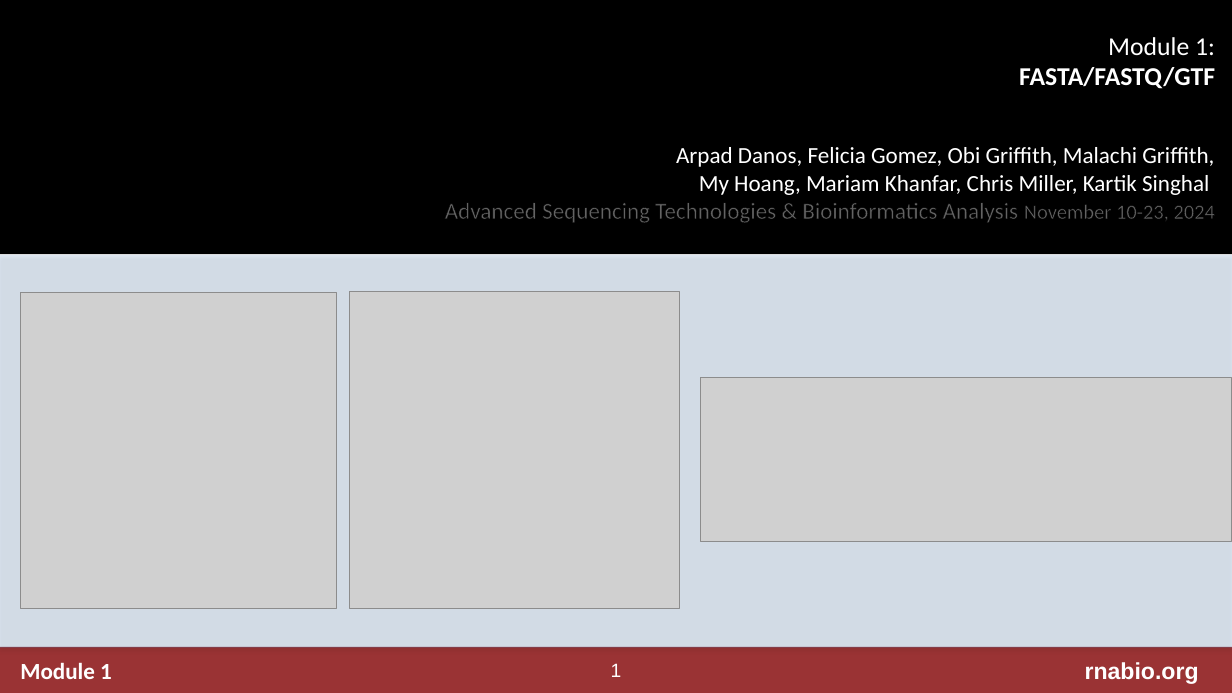
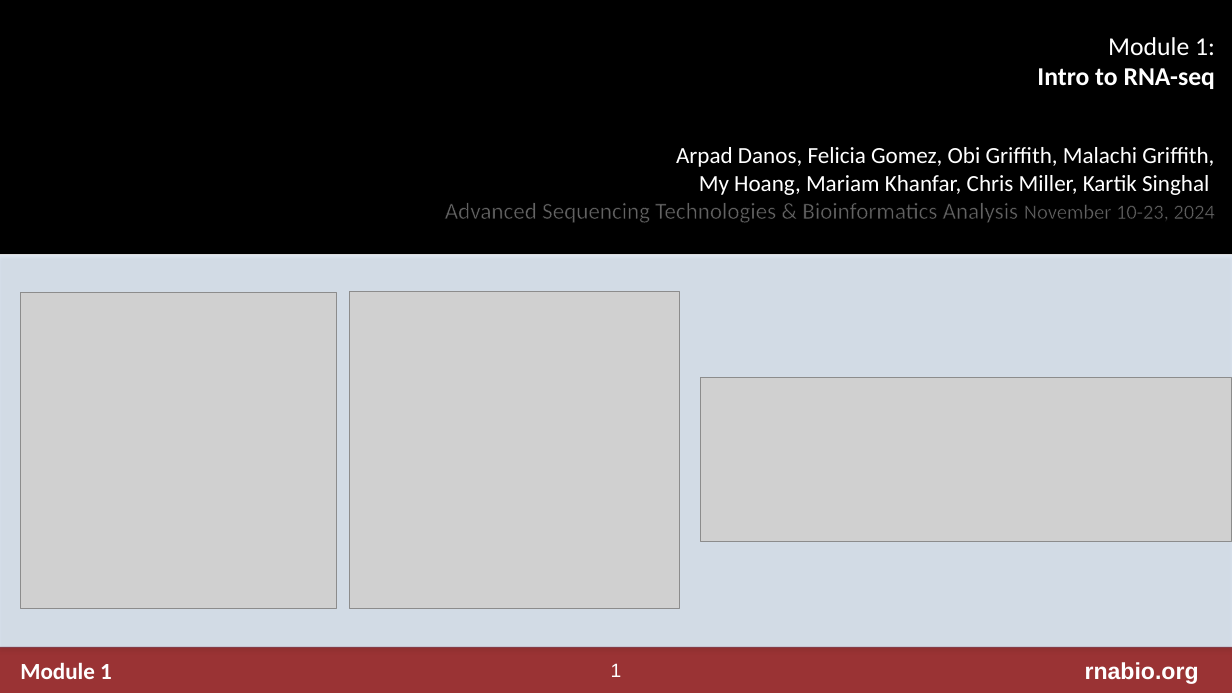
Before and after one commit to griffithlab/rnabio.org, a slide deck: slide 1 of assets/lectures/cshl/2024/full/RNASeq_Module1_IntrotoRNA.pptx. Drawn at 1232x693 pixels with LibreOffice and Linux fonts; fonts in the diff are those of the drawing; grey boxes stand for pictures; background and template pictures are left out. Boxes give left, top, right and bottom in pixels: in the first picture for what was removed or moved away, otherwise in the second. Text is boxed around its words. In the diff, an @@ line names an element or a change of style, - is before the commit and + after.

```diff
--- a/assets/lectures/cshl/2024/full/RNASeq_Module1_IntrotoRNA.pptx
+++ b/assets/lectures/cshl/2024/full/RNASeq_Module1_IntrotoRNA.pptx
@@ text at (1037,68,1215,89): text changed @@
-FASTA/FASTQ/GTF
+Intro to RNA-seq
```
Also in this commit, not shown: 2 other files.
